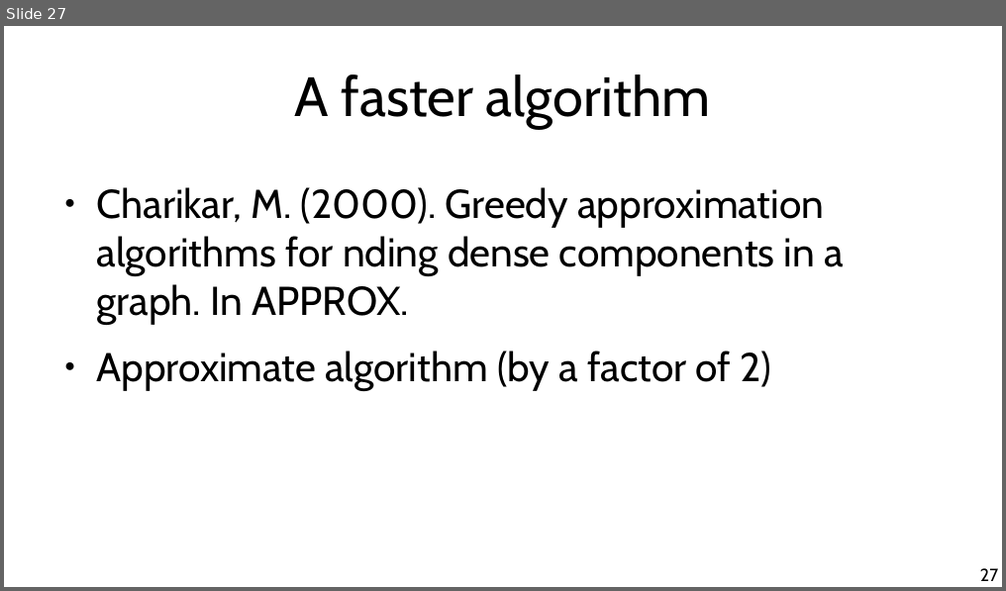
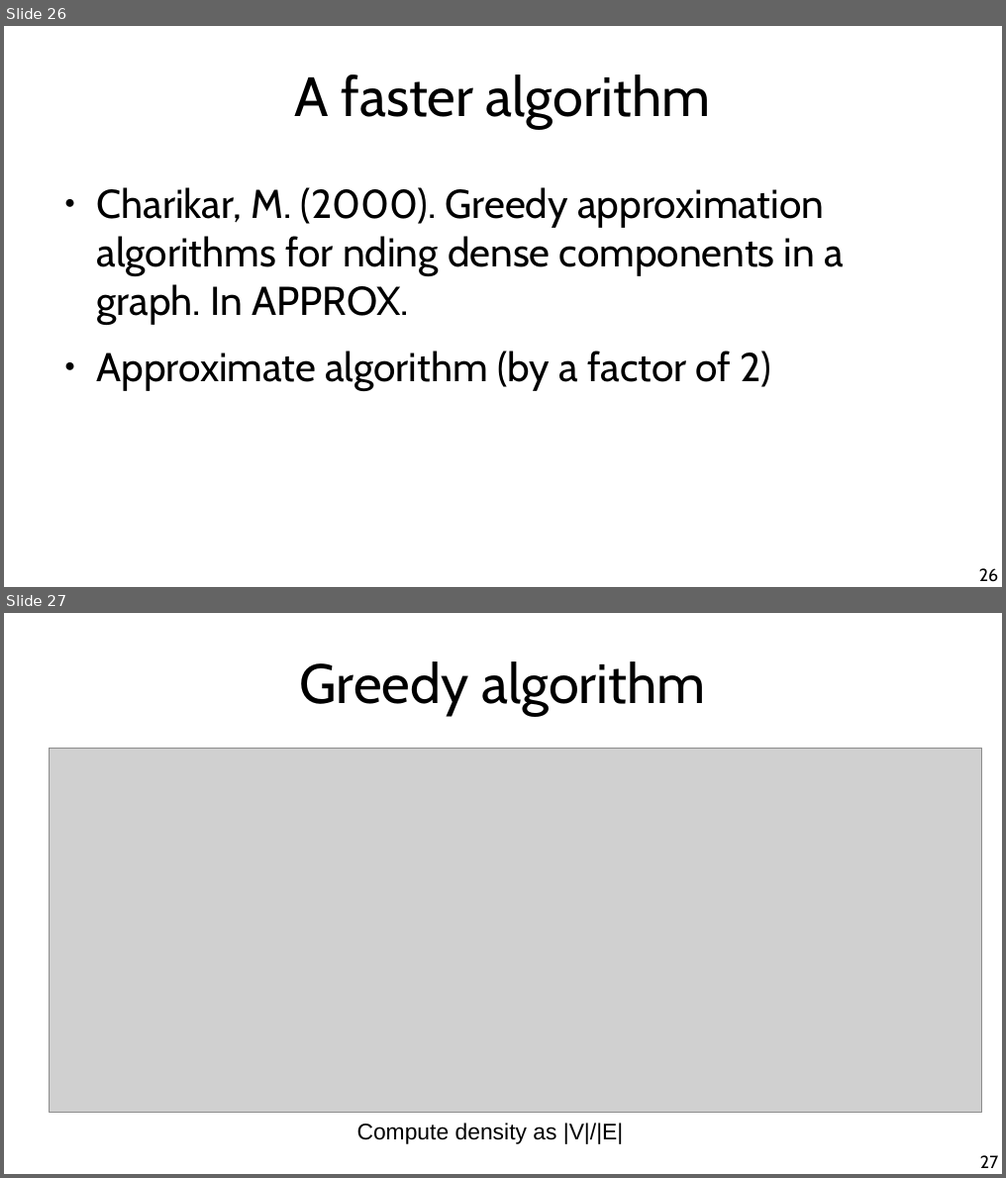
Before and after one commit to chatox/networks-science-course, a slide deck: theory/tt13_dense_subgraphs.odp. Shown one above the other, each under a label of ours: slide 27 before the commit, slides 26 and 27 after it. The pictures are 1006x591 and 1006x1178 pixels, drawn with LibreOffice and Linux fonts; fonts in the diff are those of the drawing; grey boxes stand for pictures. Boxes give left, top, right and bottom in pixels: in the first picture for what was removed or moved away, otherwise in the second. Text is boxed around its words. In the diff, an @@ line names an element or a change of style, - is before the commit and + after.

Commit message:
Charikar's algorithm

```diff
--- a/theory/tt13_dense_subgraphs.odp
+++ b/theory/tt13_dense_subgraphs.odp
@@ slide 27 added at bbox=[4, 613, 1002, 1174], background #FFFFFF @@
@@ title added at bbox=[300, 662, 706, 715], 44 pt, text #000000 @@
+Greedy algorithm
@@ picture added at bbox=[50, 748, 982, 1113] @@
@@ text added at bbox=[357, 1123, 624, 1145], 18 pt, text #000000 @@
+Compute density as |V|/|E|
@@ page number added at bbox=[980, 1156, 998, 1168], 14 pt, text #000000 @@
+27
@@ what was slide 27 is now slide 26 @@
@@ page number at bbox=[979, 569, 998, 582]: text changed @@
-27
+26
```
Also in this commit, not shown: 12 slides changed, 2 other slides added, 3 slides removed.
